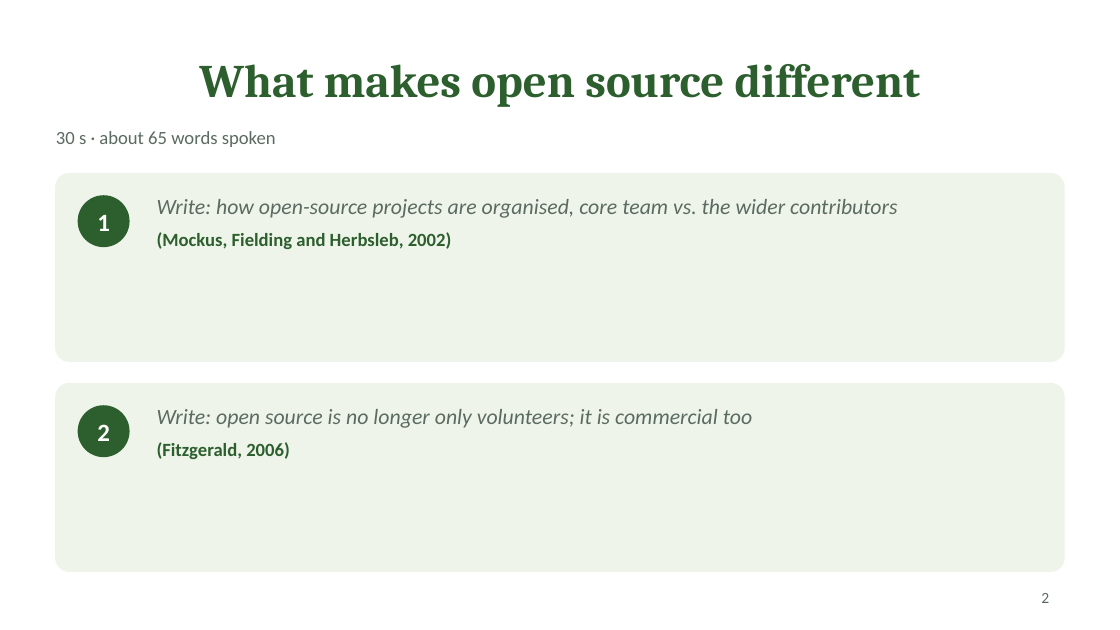
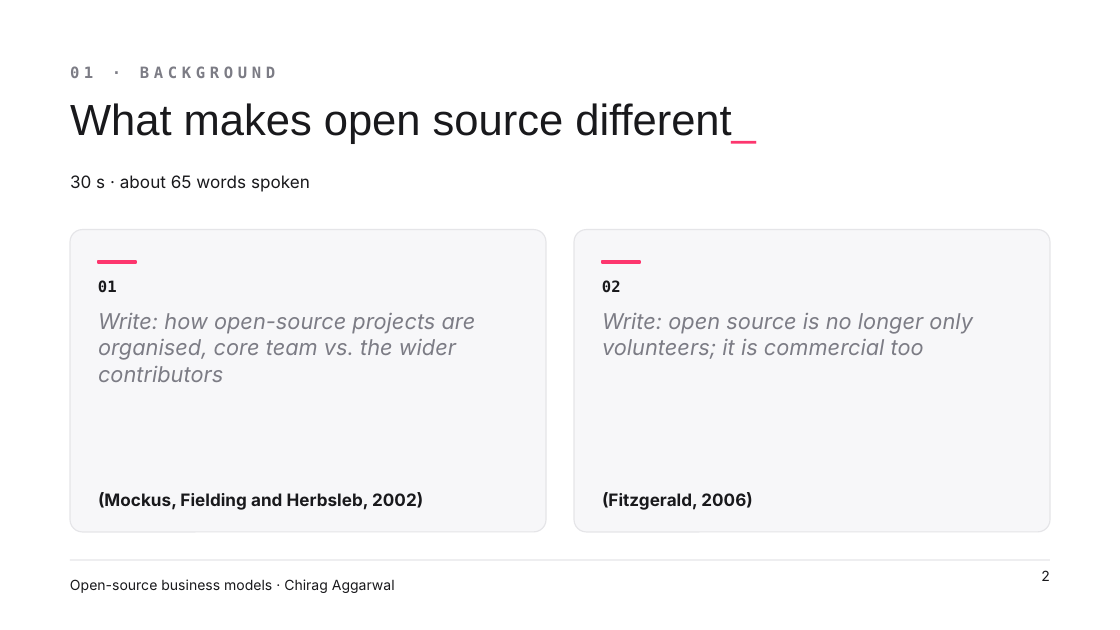
Before and after one commit to ChiragAgg5k/ul-university-notes, a slide deck: slide 2 of 2026-27/SEM1/CS5707 - SE Development Paradigms/Presentation/CS5707 Presentation - Chirag Aggarwal.pptx. Drawn at 1120x630 pixels with LibreOffice and Linux fonts; fonts in the diff are those of the drawing; background and template pictures are left out. Boxes give left, top, right and bottom in pixels: in the first picture for what was removed or moved away, otherwise in the second. Text is boxed around its words. In the diff, an @@ line names an element or a change of style, - is before the commit and + after.

Commit message:
docs(cs5707): restyle the presentation template on the Appwrite light stage
Aeonik Pro and Inter type, pink accent and soft-light background from the Appwrite presentation system; references set as bold author-year with the rest muted, dropping O'Mahony and Bechky (2008), which no slide cites.

```diff
--- a/2026-27/SEM1/CS5707 - SE Development Paradigms/Presentation/CS5707 Presentation - Chirag Aggarwal.pptx
+++ b/2026-27/SEM1/CS5707 - SE Development Paradigms/Presentation/CS5707 Presentation - Chirag Aggarwal.pptx
@@ text added at (x1=70, y1=66, x2=275, y2=78), 10 pt, text #7C7C85, bold @@
+01 · BACKGROUND
@@ title "What makes open source different_" at (x1=70, y1=103, x2=756, y2=144): vertical alignment middle to top @@
@@ title at (x1=70, y1=103, x2=756, y2=144): text changed; size 30 to 28 pt; font Cambria to Arial; text colour #2C5F2D to #19191C; bold off @@
-What makes open source different
+What makes open source different_
@@ rounded rectangle removed at (x1=56, y1=174, x2=1064, y2=362) @@
@@ text "30 s · about 65 ..." moved from (x1=56, y1=131, x2=276, y2=147) to (x1=70, y1=175, x2=310, y2=192) @@
@@ text "30 s · about 65 ..." at (x1=70, y1=175, x2=310, y2=192): size 12 to 11 pt, font Calibri to Inter, text colour #5B6B61 to #19191C @@
@@ ellipse removed at (x1=78, y1=196, x2=129, y2=246) @@
@@ rounded rectangle added at (x1=69, y1=230, x2=545, y2=532), fill #F7F7F9 at 92% opacity, outline #E5E5E8 0.75 pt @@
@@ text removed at (x1=97, y1=215, x2=110, y2=231) @@
-1
@@ text at (x1=157, y1=232, x2=452, y2=249): paragraph removed @@
-(Mockus, Fielding and Herbsleb, 2002)
@@ rounded rectangle added at (x1=573, y1=230, x2=1049, y2=532), fill #F7F7F9 at 92% opacity, outline #E5E5E8 0.75 pt @@
@@ rectangle added at (x1=99, y1=261, x2=137, y2=263), fill #FD366E, outline #FD366E 1 pt @@
@@ rectangle added at (x1=603, y1=261, x2=641, y2=263), fill #FD366E, outline #FD366E 1 pt @@
@@ text added at (x1=98, y1=280, x2=117, y2=293), 10 pt, text #19191C, bold @@
+01
@@ text added at (x1=602, y1=280, x2=621, y2=293), 10 pt, text #19191C, bold @@
+02
@@ text "Write: how open-source projects are ..." at (x1=98, y1=313, x2=476, y2=382): font Calibri to Inter, text colour #5B6B61 to #7C7C85; less space between paragraphs @@
@@ text "Write: how open-source projects are ..." moved from (x1=157, y1=199, x2=897, y2=249) to (x1=98, y1=313, x2=476, y2=382) @@
@@ text "Write: open source is no ..." moved from (x1=157, y1=409, x2=752, y2=459) to (x1=602, y1=313, x2=973, y2=359) @@
@@ text "Write: open source is no ..." at (x1=602, y1=313, x2=973, y2=359): font Calibri to Inter, text colour #5B6B61 to #7C7C85; less space between paragraphs @@
@@ rounded rectangle removed at (x1=56, y1=383, x2=1064, y2=571) @@
@@ ellipse removed at (x1=78, y1=405, x2=129, y2=456) @@
@@ text removed at (x1=97, y1=424, x2=110, y2=441) @@
-2
@@ text at (x1=157, y1=442, x2=290, y2=459): paragraph removed @@
-(Fitzgerald, 2006)
@@ text added at (x1=98, y1=492, x2=423, y2=510), 11 pt, text #19191C, bold @@
+(Mockus, Fielding and Herbsleb, 2002)
@@ text added at (x1=602, y1=492, x2=753, y2=510), 11 pt, text #19191C, bold @@
+(Fitzgerald, 2006)
@@ line added from (69, 560) to (1051, 560), #E5E5E8 0.75 pt @@
@@ page number moved from (x1=1041, y1=593, x2=1049, y2=603) to (x1=1041, y1=570, x2=1050, y2=581) @@
@@ page number at (x1=1041, y1=570, x2=1050, y2=581): size 10 to 9 pt, font Calibri to Inter, text colour #5B6B61 to #19191C; alignment left to right @@
@@ text added at (x1=70, y1=579, x2=395, y2=593), 9 pt, text #19191C @@
+Open-source business models · Chirag Aggarwal
```
Also in this commit, not shown: 5 other slides changed, 1 other file.
